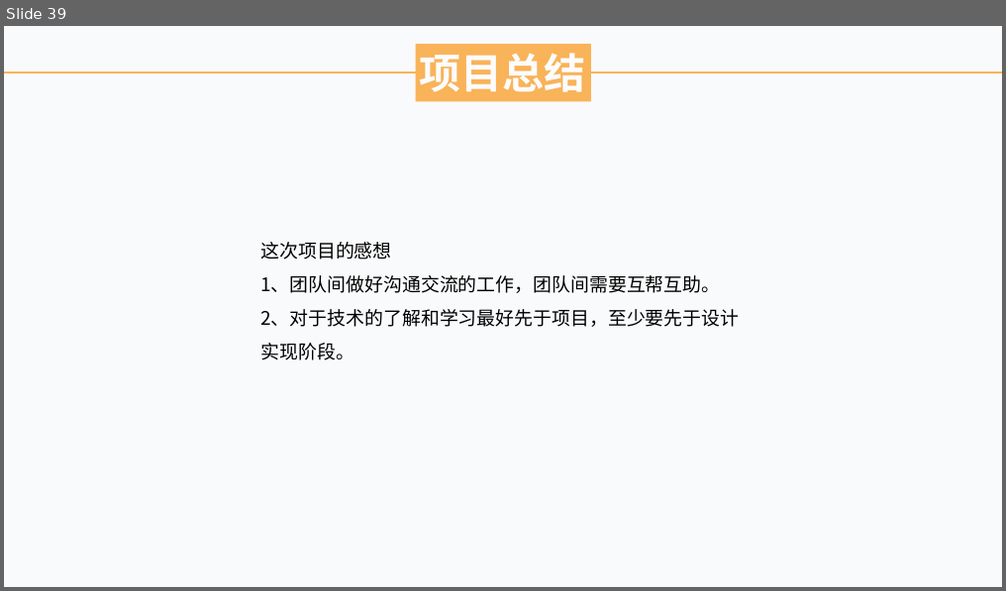
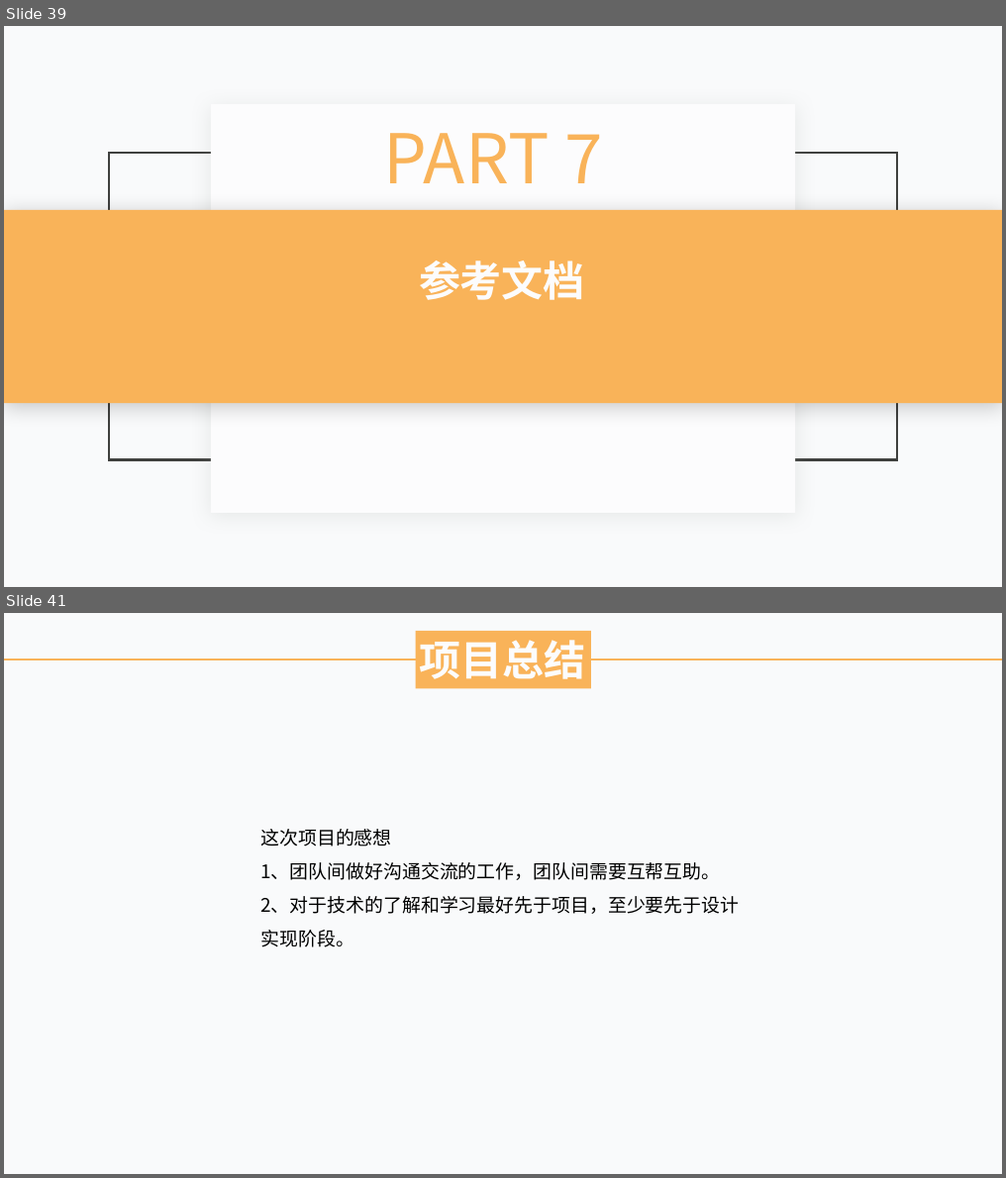
Before and after one commit to lorenzoyoung/ZUCC-Lazy-Bone-1, a slide deck: 评审PPT/SE2019春-G11-总结评审PPT.pptx. Shown one above the other, each under a label of ours: slide 39 before the commit, slides 39 and 41 after it; the slides between them are not shown. The pictures are 1006x591 and 1006x1178 pixels, drawn with LibreOffice and Linux fonts; fonts in the diff are those of the drawing. Boxes give left, top, right and bottom in pixels: in the first picture for what was removed or moved away, otherwise in the second. Text is boxed around its words. In the diff, an @@ line names an element or a change of style, - is before the commit and + after.

```diff
--- a/评审PPT/SE2019春-G11-总结评审PPT.pptx
+++ b/评审PPT/SE2019春-G11-总结评审PPT.pptx
@@ slide 39 added at box(4, 26, 1002, 587), background #F9FAFB @@
@@ rectangle added at box(211, 104, 795, 513), fill #FCFCFD @@
@@ text added at box(384, 133, 602, 183), 66 pt, text #F9B359 @@
+PART 7
@@ rectangle added at box(109, 154, 898, 461), outline #3F403E 2 pt @@
@@ rounded rectangle added at box(4, 210, 1002, 404), fill #F9B359 @@
@@ text added at box(419, 261, 585, 300), 40 pt, text #FCFCFD, bold @@
+参考文档
@@ what was slide 39 is now slide 41 @@
```
Also in this commit, not shown: 1 other slide added.
